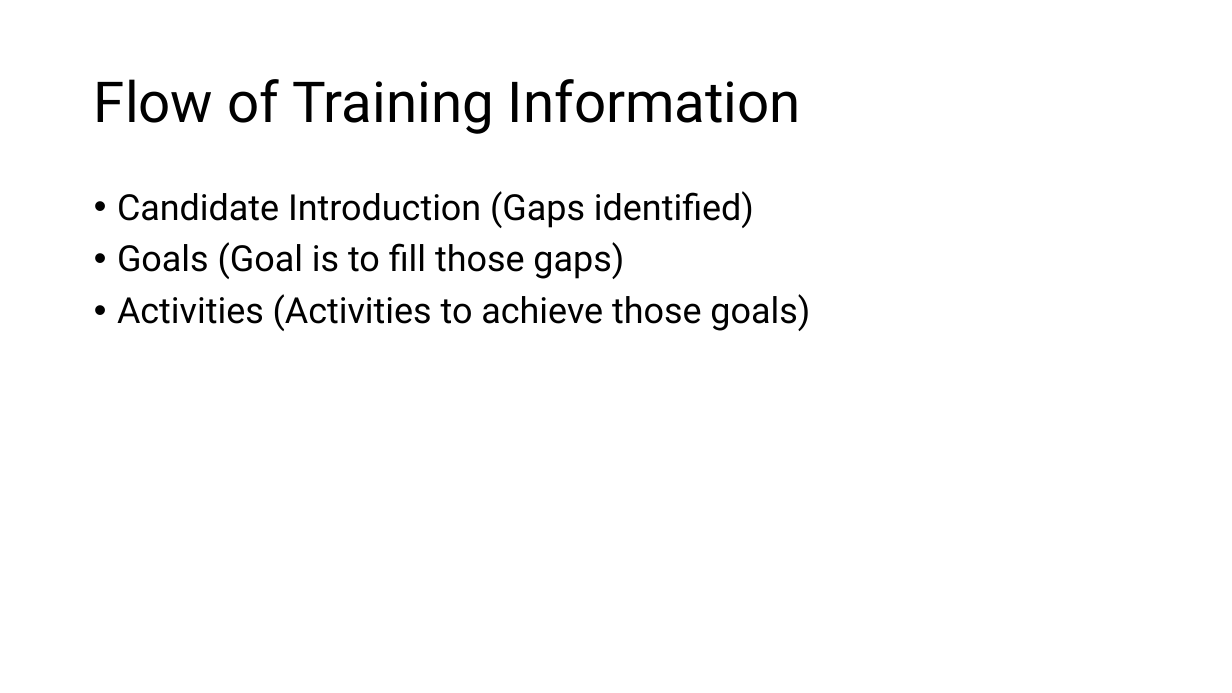
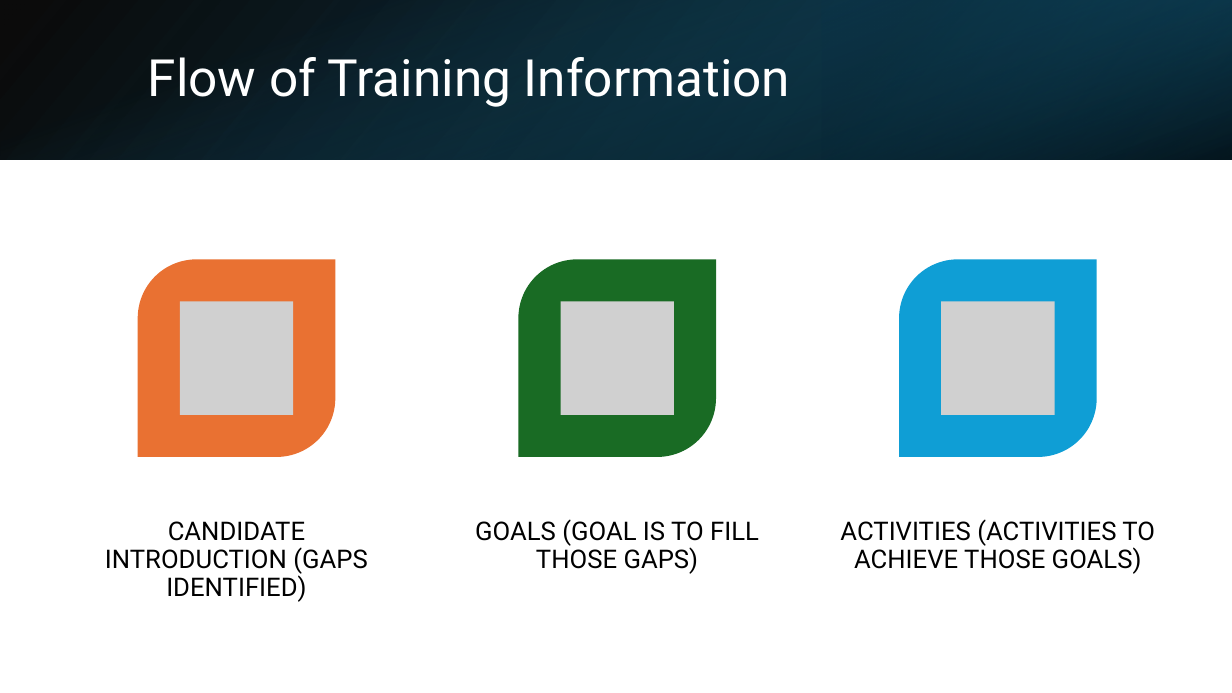
Before and after one commit to BridgesLab/FellowshipWorkshopDocuments, a slide deck: slide 7 of Documents/Slides/Training Goals.pptx (slide 6 before the commit). Drawn at 1232x693 pixels with LibreOffice and Linux fonts; fonts in the diff are those of the drawing; grey boxes stand for pictures. Boxes give left, top, right and bottom in pixels: in the first picture for what was removed or moved away, otherwise in the second. Text is boxed around its words. In the diff, an @@ line names an element or a change of style, - is before the commit and + after.

```diff
--- a/Documents/Slides/Training Goals.pptx
+++ b/Documents/Slides/Training Goals.pptx
@@ rectangle added at [0,0,1232,159], fill gradient #000000 to #104862 @@
@@ rectangle added at [0,0,1232,159], fill gradient #156082 to #000000 @@
@@ rectangle added at [822,0,1232,159], fill gradient #0B3041 to #156082 @@
@@ title "Flow of Training Information": place and size @@
-title "Flow of Training Information" at [94,79,801,134]
+title "Flow of Training Information" at [148,57,790,107]
@@ title "Flow of Training Information" at [148,57,790,107]: size 44 to 40 pt, text colour #000000 to #FFFFFF @@
@@ text removed at [117,191,810,331] @@
-• Candidate Introduction (Gaps identified)
-• Goals (Goal is to fill those gaps)
-• Activities (Activities to achieve those goals)
@@ group added at [105,260,1155,602]: 3 round diag rects, 3 pictures, 3 texts @@
+CANDIDATE INTRODUCTION (GAPS IDENTIFIED)
+GOALS (GOAL IS TO FILL THOSE GAPS)
+ACTIVITIES (ACTIVITIES TO ACHIEVE THOSE GOALS)
```
Also in this commit, not shown: 5 other slides changed, 2 slides added, 1 slide removed, 2 other files.
